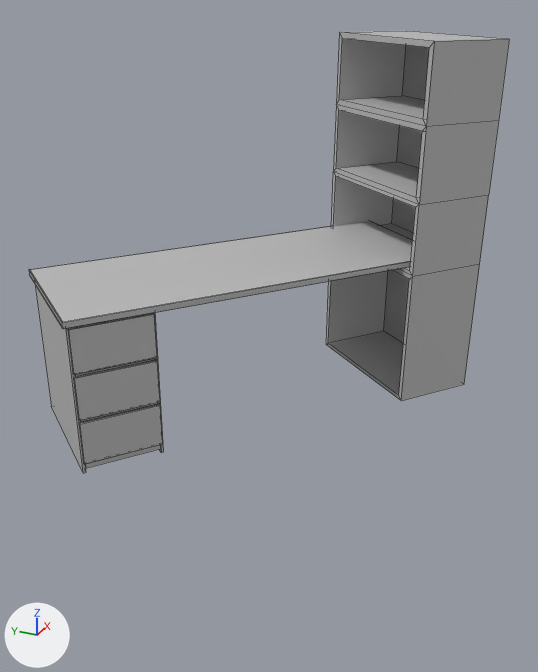
What one commit did to the FBX model public/3D/desk.fbx.
Rendered twice from a camera (50 mm lens) standing at (-0.177, -0.032, 0.193) and looking at (0.112, 0.098, 0.048). The lights are fixed; the arrows at lower left show +X, +Y and +Z. Mesh edges are drawn as thin lines. Where no turn or scale is listed for an object, it has been applied to the vertices. Vertices at the same position are counted once.
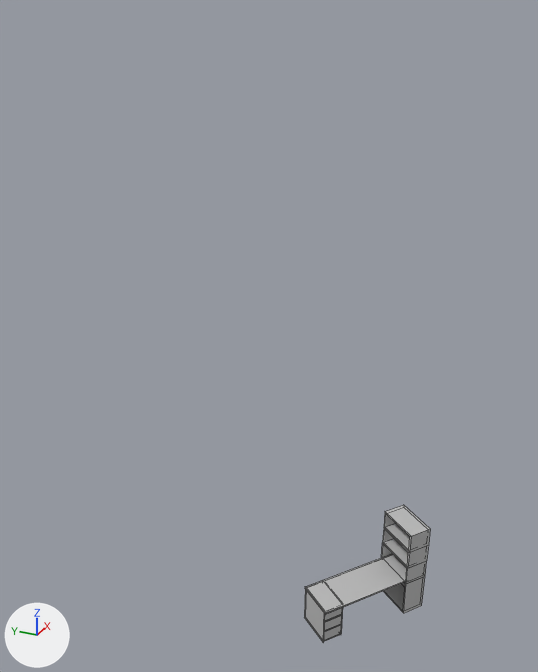
Edits to the scene script, one JSON object a line:
```json
{"block": "me_mesh", "where": "# used by ob_pcube12; location = (0.1375, 0.1133, 0.088)"}
{"op": "remove", "block": "me_mesh", "code": "me_mesh.from_pydata(...)  # 138 vertices, 124 faces; spans x -0.1..0.105, y -0.096..0.095, z -0.088..0.088"}
{"op": "add", "block": "me_mesh", "code": "me_mesh.from_pydata(...)  # 140 vertices, 124 faces; spans x -0.021..0.021, y -0.019..0.019, z -0.018..0.018"}
{"block": "me_mesh", "change": "me_mesh part 1: the loose piece of 16 vertices spanning x -0.098..-0.069, y 0.018..0.042, z -0.038..-0.017 is scaled about the mesh origin by (0.205, 0.2, 0.203)"}
{"block": "me_mesh", "change": "me_mesh part 2: the loose piece of 16 vertices spanning x -0.098..-0.069, y 0.018..0.042, z -0.06..-0.039 is scaled about the mesh origin by (0.205, 0.2, 0.203)"}
{"block": "me_mesh", "change": "me_mesh part 3: the loose piece of 16 vertices spanning x -0.098..-0.069, y 0.018..0.042, z -0.082..-0.061 is scaled about the mesh origin by (0.205, 0.2, 0.203)"}
{"block": "me_mesh", "change": "me_mesh part 4: the loose piece of 16 vertices spanning x -0.1..0.092, y -0.079..0.095, z -0.017..-0.013 is scaled about the mesh origin by (0.205, 0.201, 0.19)"}
{"block": "me_mesh", "change": "me_mesh part 5: the loose piece of 52 vertices spanning x 0.024..0.105, y -0.096..-0.009, z -0.088..0.088 is scaled about the mesh origin by (0.202, 0.204, 0.203)"}
{"block": "me_mesh", "change": "me_mesh part 6: the loose piece of 22 vertices spanning x -0.097..-0.027, y 0.019..0.094, z -0.088..-0.016 is deleted"}
{"block": "me_mesh", "change": "me_mesh part 7"}
{"block": "me_mesh", "change": "14 vertices are added at x -0.02..-0.012, y 0.004..0.019, z -0.018..-0.003"}
{"block": "me_mesh", "change": "10 new vertices lie (0.008, 0.01, 0.0) away from vertices in x -0.02..-0.014, y 0.004..0.009, z -0.018..-0.003"}
{"block": "me_mesh", "change": "18 new faces join them, mat_lambert1 (grey #bcbcbc)"}
{"op": "set", "path": "ob_pcube12.location", "old": "(0.1375, 0.1133, 0.088)", "new": "(0.0281, 0.0221, 0.0032)"}
```

Changed parts and their boxes [x1, y1, x2, y2] in the pictures (538 x 672 px; the box of a moved part takes in the faces that stretch with it):
```json
{"object": "pCube12", "change": "reshaped, moved", "before": [29, 31, 509, 473], "after": [304, 505, 430, 643], "on screen": "74% narrower, 69% shorter"}
{"part": 1, "of": "me_mesh", "change": "moved or reshaped", "before": [68, 313, 158, 375], "after": [324, 607, 343, 621]}
{"part": 2, "of": "me_mesh", "change": "moved or reshaped", "before": [73, 359, 160, 421], "after": [324, 615, 343, 631]}
{"part": 3, "of": "me_mesh", "change": "moved or reshaped", "before": [79, 403, 163, 464], "after": [324, 624, 342, 641]}
{"part": 4, "of": "me_mesh", "change": "moved or reshaped", "before": [29, 221, 413, 329], "after": [305, 554, 407, 614]}
{"part": 5, "of": "me_mesh", "change": "moved or reshaped", "before": [326, 31, 509, 401], "after": [381, 505, 430, 613]}
{"part": 6, "of": "me_mesh", "change": "deleted", "before": [35, 285, 164, 473]}
{"part": 7, "of": "me_mesh", "change": "added", "after": [304, 589, 343, 643]}
```
